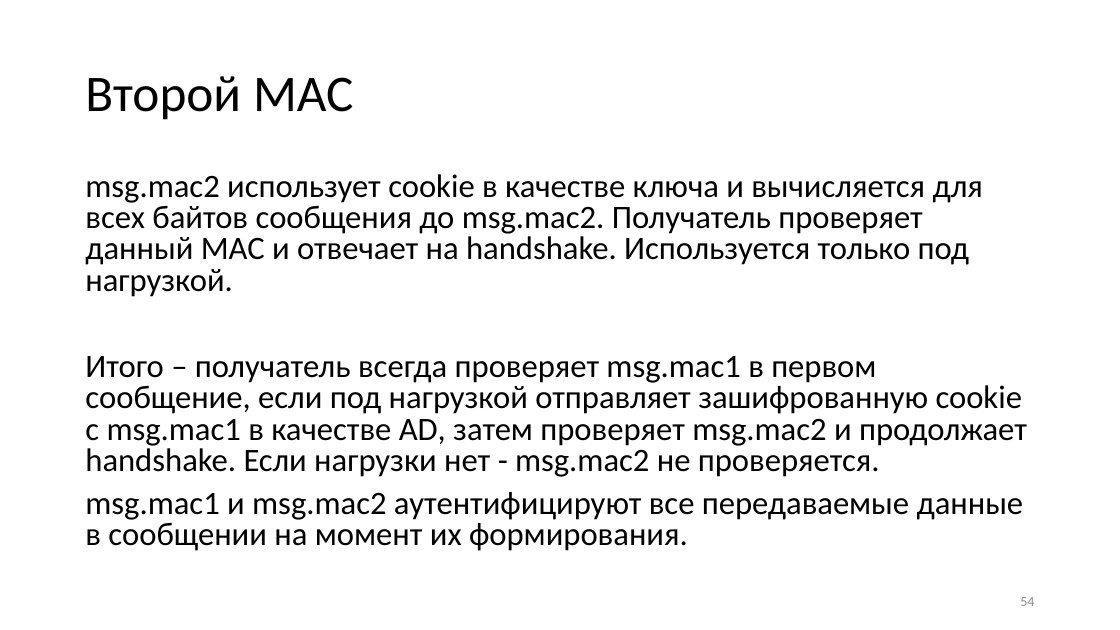
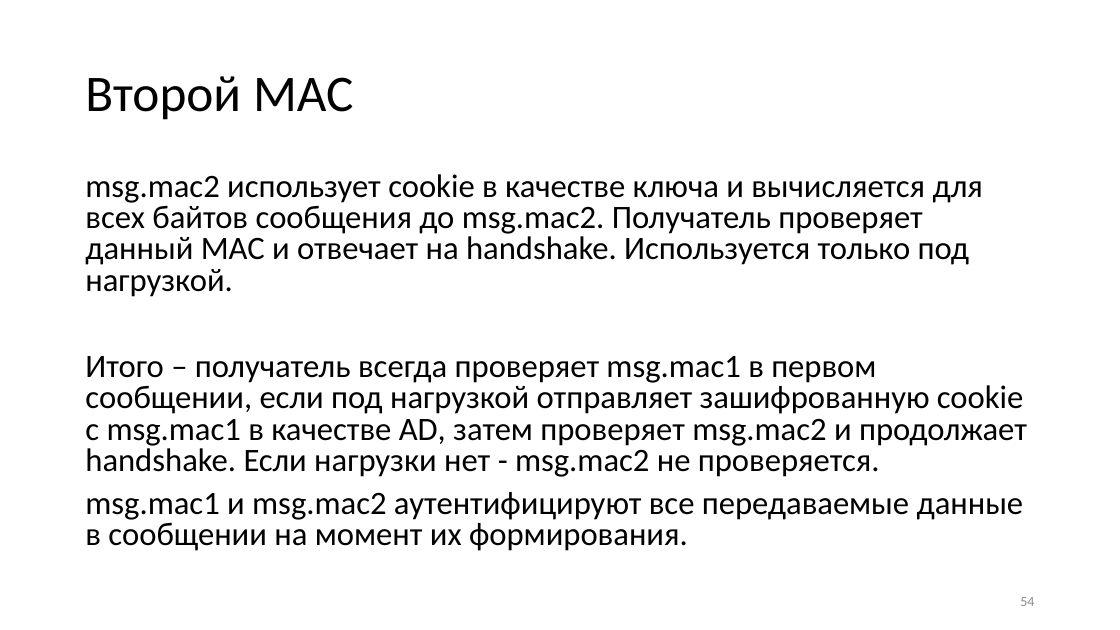
Before and after one commit to CryptoCourse/CryptoLectures, a slide deck: slide 54 of Lectures/Lecture0x2.pptx. Drawn at 1120x630 pixels with LibreOffice and Linux fonts; fonts in the diff are those of the drawing. Boxes give left, top, right and bottom in pixels: in the first picture for what was removed or moved away, otherwise in the second. Text is boxed around its words. In the diff, an @@ line names an element or a change of style, - is before the commit and + after.

```diff
--- a/Lectures/Lecture0x2.pptx
+++ b/Lectures/Lecture0x2.pptx
@@ text at (x1=85, y1=356, x2=1027, y2=477): text changed @@
-Итого – получатель всегда проверяет msg.mac1 в первом сообщение, если под нагрузкой отправляет зашифрованную cookie с msg.mac1 в качестве AD, затем проверяет msg.mac2 и продолжает handshake. Если нагрузки нет - msg.mac2 не проверяется.
+Итого – получатель всегда проверяет msg.mac1 в первом сообщении, если под нагрузкой отправляет зашифрованную cookie с msg.mac1 в качестве AD, затем проверяет msg.mac2 и продолжает handshake. Если нагрузки нет - msg.mac2 не проверяется.
```
Also in this commit, not shown: 9 other slides changed, 3 other files.
